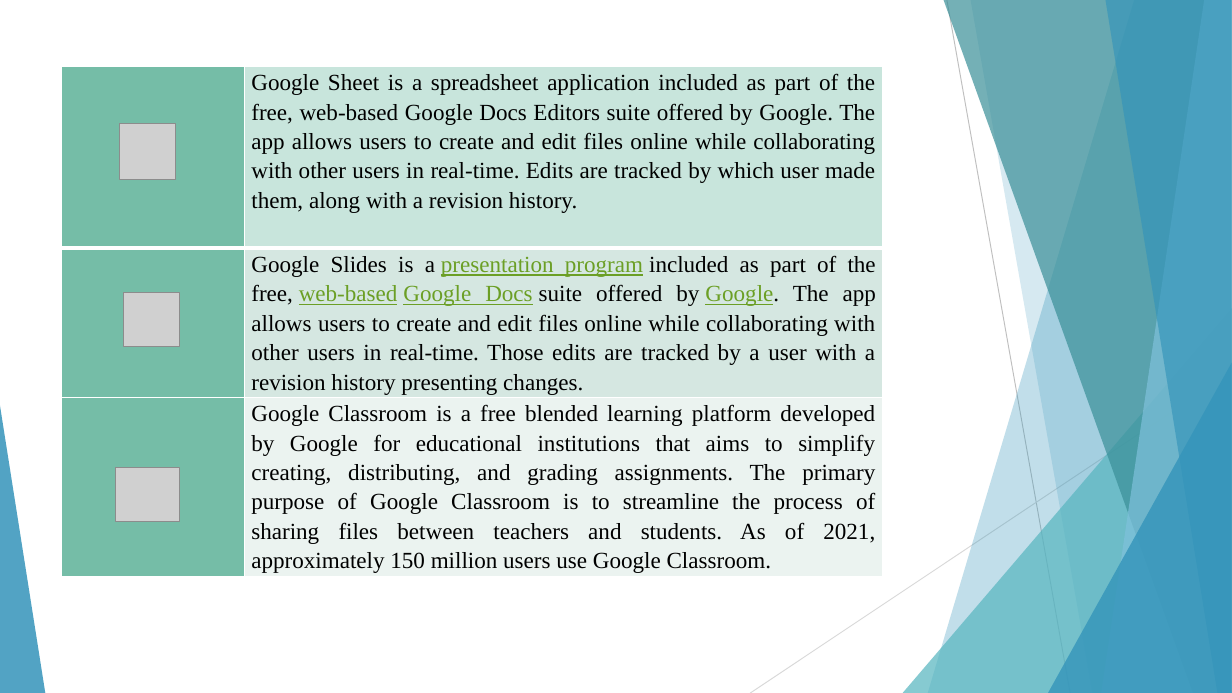
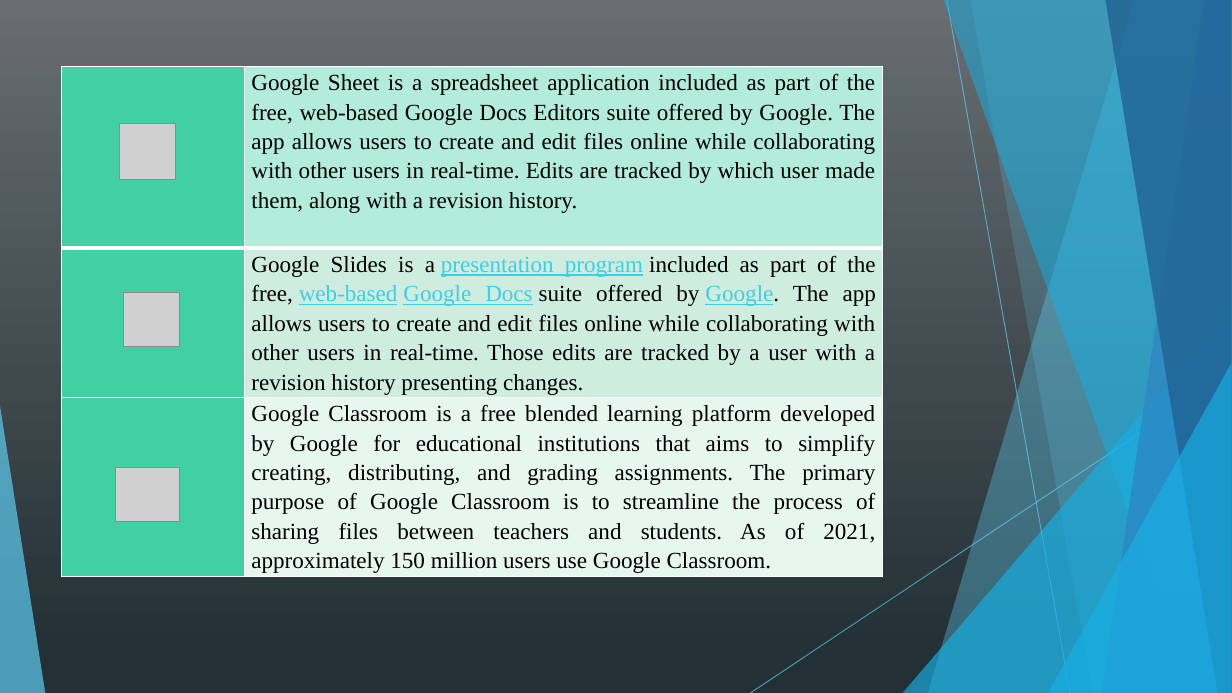
Before and after one commit to kamiri-lilia/projet-final, a slide deck: slide 11 of TIC_PP.pptx. Drawn at 1232x693 pixels with LibreOffice and Linux fonts; fonts in the diff are those of the drawing; grey boxes stand for pictures. Boxes give left, top, right and bottom in pixels: in the first picture for what was removed or moved away, otherwise in the second. Text is boxed around its words. In the diff, an @@ line names an element or a change of style, - is before the commit and + after.

```diff
--- a/TIC_PP.pptx
+++ b/TIC_PP.pptx
@@ background #FFFFFF to gradient #686E71 to #233036 @@
@@ freeform shape at (928, 0, 1232, 693): fill #3494BA at 30% opacity to #5FCBEF at 36% opacity @@
@@ freeform shape at (944, 0, 1232, 693): fill #3A8F98 at 70% opacity to #17B0E4 at 50% opacity @@
@@ line (947, 0) - (1070, 693): stroke #BFBFBF 0.75 pt to #5FCBEF 0.75 pt @@
@@ freeform shape at (970, 0, 1232, 693): fill #3494BA at 20% opacity to #5FCBEF at 20% opacity @@
@@ freeform shape at (1102, 0, 1232, 693): fill #7FC1DB at 70% opacity to #2E83C3 at 70% opacity @@
@@ freeform shape at (1105, 0, 1232, 693): fill #3494BA at 65% opacity to #226292 at 80% opacity @@
@@ table at (62, 67, 884, 594) @@
@@ fill #75BDA7 to #42D0A2 in 3 cells @@
@@ fill #C8E5DC to #B3ECDA in row 1, column 2 @@
@@ fill #D6E8E1 to #CFEEE0 in row 2, column 2 @@
@@ fill #ECF4F1 to #E9F7F0 in row 3, column 2 @@
@@ text colour #6B9F25 to #3FCDE7 in "presentation program web-based Google Docs Google." @@
@@ triangle at (903, 308, 1232, 693): fill #58B6C0 at 72% opacity to #17B0E4 at 66% opacity @@
@@ line (1232, 372) - (750, 693): stroke #D9D9D9 0.75 pt to #5FCBEF 0.75 pt @@
@@ triangle at (1048, 363, 1232, 693): fill #3494BA at 80% opacity to #17B0E4 at 66% opacity @@
@@ triangle at (0, 406, 45, 693): fill #3494BA at 85% opacity to #5FCBEF at 70% opacity @@
```
Also in this commit, not shown: 18 other slides changed, 1 slide added.
